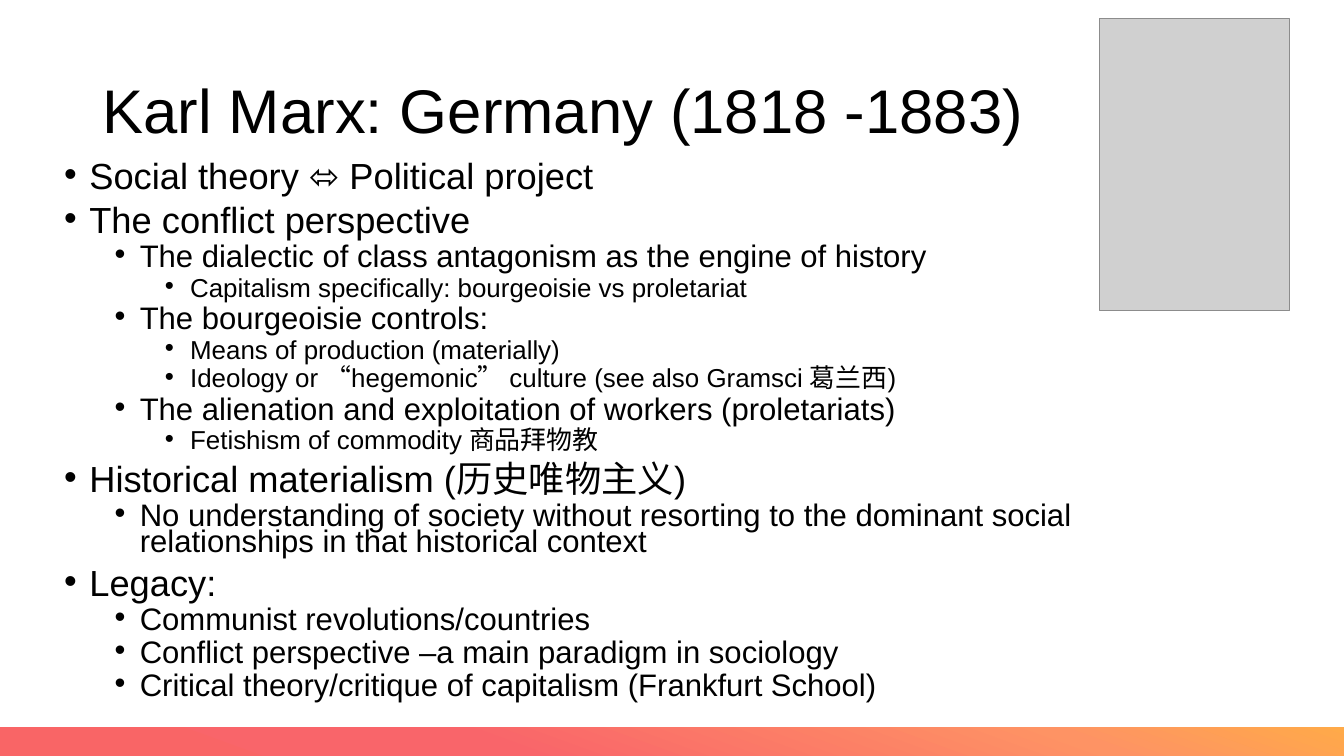
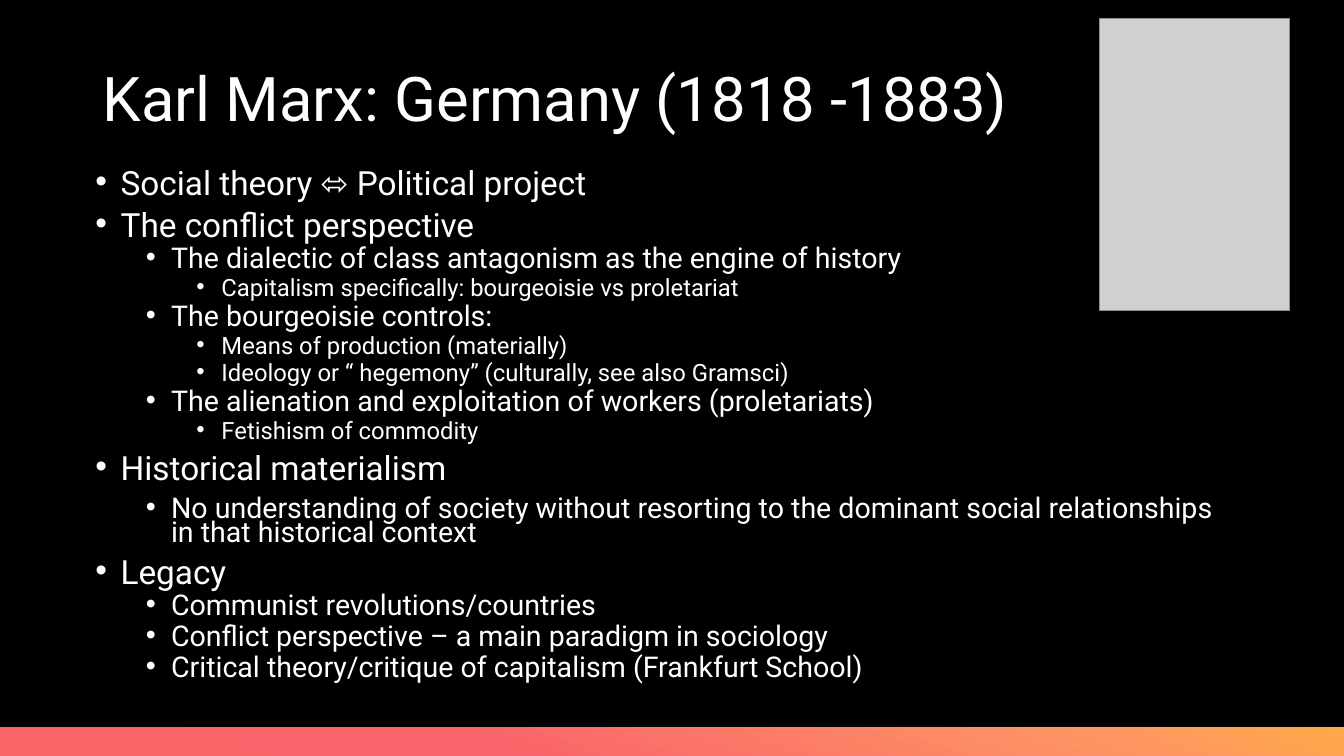
Before and after one commit to XueWenSYan/Intro_to_sociology, a slide deck: slide 14 of Meetings 1 & 2.pptx (slide 15 before the commit). Drawn at 1344x756 pixels with LibreOffice and Linux fonts; fonts in the diff are those of the drawing; grey boxes stand for pictures. Boxes give left, top, right and bottom in pixels: in the first picture for what was removed or moved away, otherwise in the second. Text is boxed around its words. In the diff, an @@ line names an element or a change of style, - is before the commit and + after.

```diff
--- a/Meetings 1 & 2.pptx
+++ b/Meetings 1 & 2.pptx
@@ background #FFFFFF to #000000 @@
@@ title "Karl Marx: Germany (1818 -1883)": place and size @@
-title "Karl Marx: Germany (1818 -1883)" at bbox=[102, 88, 1023, 144]
+title "Karl Marx: Germany (1818 -1883)" at bbox=[102, 72, 1008, 135]
@@ title "Karl Marx: Germany (1818 -1883)" at bbox=[102, 72, 1008, 135]: font Arial to Roboto, text colour #000000 to #FFFFFF @@
@@ text "Social theory ⬄ Political project": place and size @@
-text "Social theory ⬄ Political project" at bbox=[89, 162, 1071, 702]
+text "Social theory ⬄ Political project" at bbox=[121, 170, 1213, 684]
@@ text at bbox=[121, 170, 1213, 684]: size 25.9 to 23.8 pt in "Social theory ⬄ Political project", "The conflict perspective"; font Arial to Roboto, text colour #000000 to #FFFFFF in "Social theory ⬄ Political project", "The conflict perspective", "The dialectic of class antagonism as the ...", "Capitalism specifically: bourgeoisie vs proletariat" and 6 more places; size 22.2 to 20.4 pt in "The dialectic of class antagonism as the ...", "The bourgeoisie controls:", "The alienation and exploitation of workers (proletariats)", "No understanding of society without resorting to ..." and 2 more places; size 18.5 to 17 pt in "Capitalism specifically: bourgeoisie vs proletariat", "Means of production (materially)"; bullet colour #000000 to #FFFFFF; more space between paragraphs @@
@@ text at bbox=[221, 362, 789, 387]: text changed; size 18.5 to 17 pt; font Arial to Roboto; text colour #000000 to #FFFFFF @@
-    • Ideology or “hegemonic” culture (see also Gramsci 葛兰西)
+    • Ideology or “ hegemony” (culturally, see also Gramsci)
@@ text at bbox=[121, 421, 479, 481]: text changed; size 25.9 to 23.8 pt; font Arial to Roboto; text colour #000000 to #FFFFFF @@
-    • Fetishism of commodity 商品拜物教
-• Historical materialism (历史唯物主义)
+    • Fetishism of commodity
+• Historical materialism
@@ text at bbox=[121, 560, 227, 591]: text changed; size 25.9 to 23.8 pt; font Arial to Roboto; text colour #000000 to #FFFFFF @@
-• Legacy:
+• Legacy
@@ text at bbox=[171, 624, 828, 652]: text changed; size 22.2 to 20.4 pt; font Arial to Roboto; text colour #000000 to #FFFFFF @@
-  • Conflict perspective –a main paradigm in sociology
+  • Conflict perspective – a main paradigm in sociology
```
Also in this commit, not shown: 20 other slides changed, 2 slides added, 2 slides removed, 2 other files.
